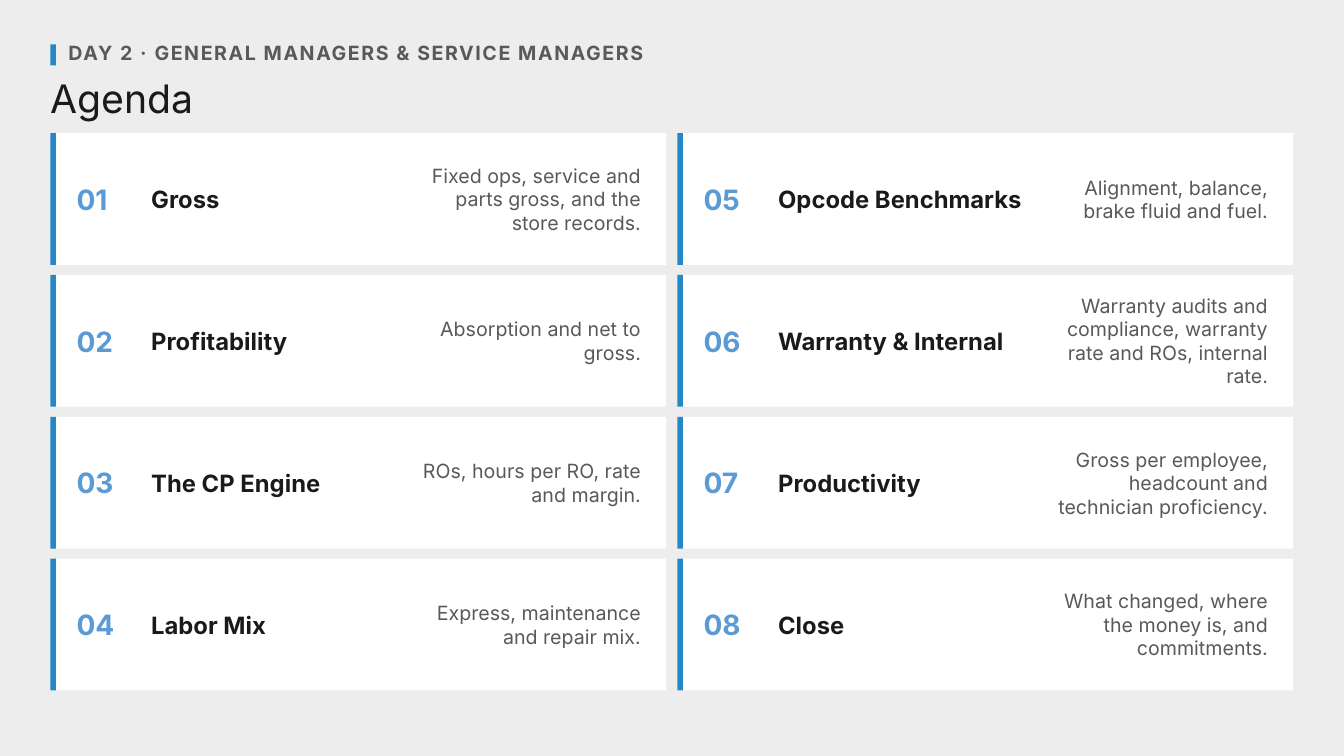
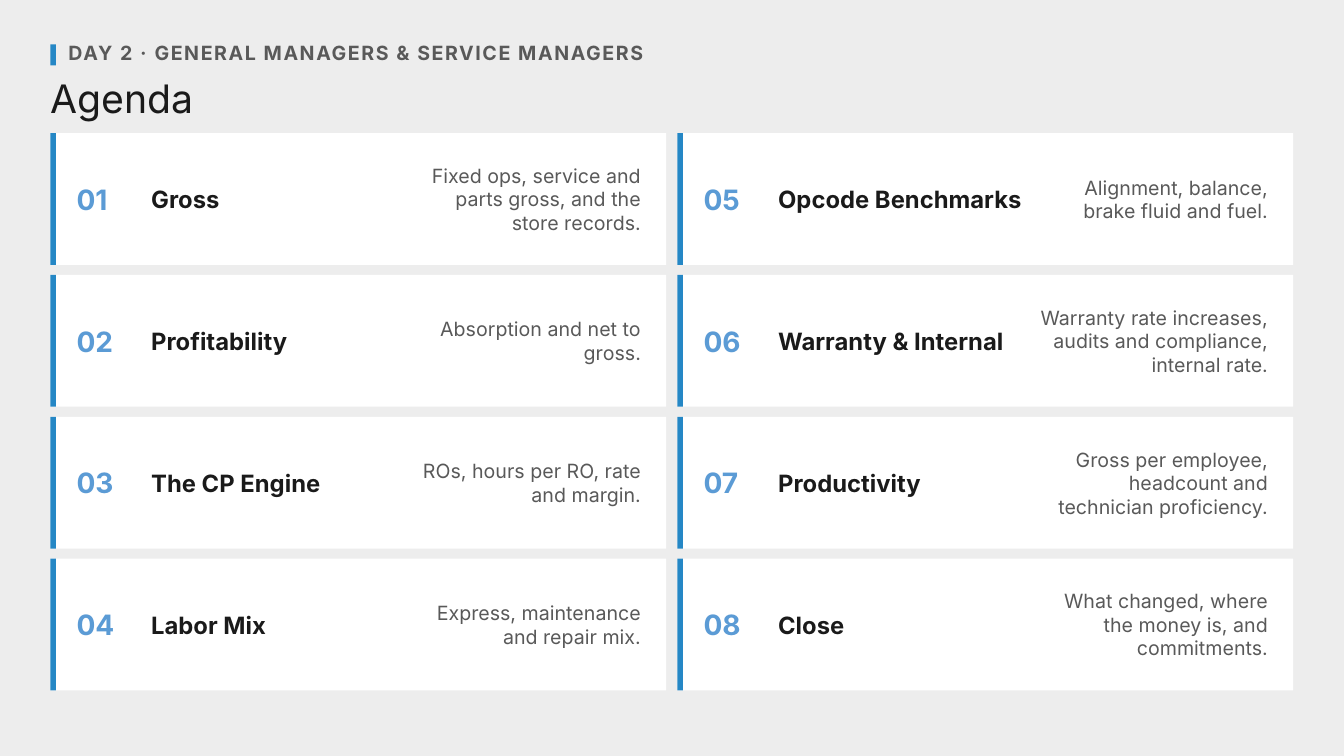
Before and after one commit to Ndresner/Noah, a slide deck: slide 2 of day2-deck/decks/Day 2 Opening - Day 1 Style.pptx. Drawn at 1344x756 pixels with LibreOffice and Linux fonts; fonts in the diff are those of the drawing. Boxes give left, top, right and bottom in pixels: in the first picture for what was removed or moved away, otherwise in the second. Text is boxed around its words. In the diff, an @@ line names an element or a change of style, - is before the commit and + after.

```diff
--- a/day2-deck/decks/Day 2 Opening - Day 1 Style.pptx
+++ b/day2-deck/decks/Day 2 Opening - Day 1 Style.pptx
@@ text at (1041, 310, 1268, 372): text changed @@
-Warranty audits and compliance, warranty rate and ROs, internal rate.
+Warranty rate increases, audits and compliance, internal rate.
```
Also in this commit, not shown: 1 other slide changed, 10 other files.
